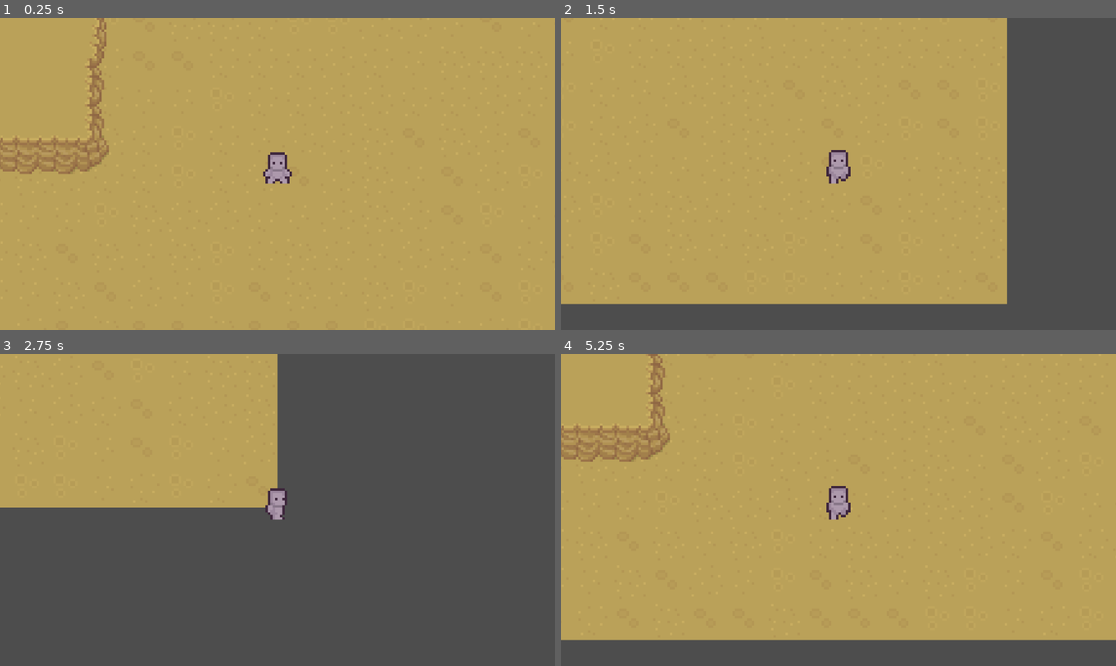
Above: before the commit, frames 1-4 (two rows, left to right).
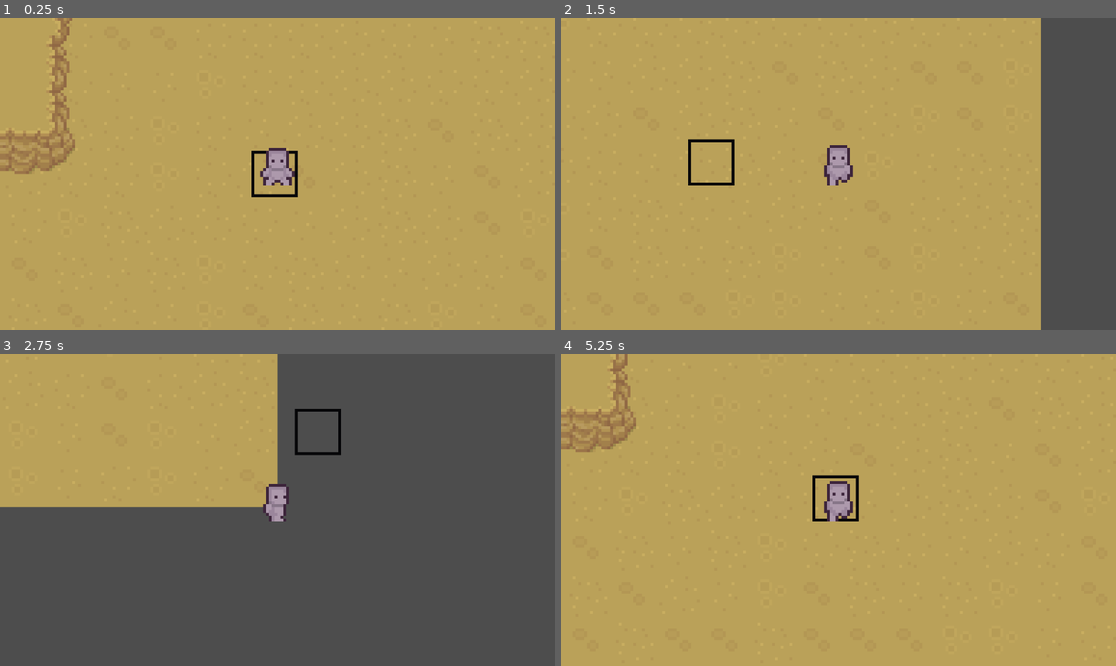
Above: after the commit, the same moments.

Repository: sagedontgo/tidal-typists
Game: Godot game, scene res://scenes/game.tscn
The game is run twice, just before and just after one commit, with the same random seed, the same clock (stepped at 60 frames per second) and the same inputs.
Inputs (mouse positions are in pixels of both pictures, inside the frame that each line leads up to):
- Up to frame 1 (0.25 s): no input
- Up to frame 2 (1.5 s): move the mouse to (960, 158) at 0.52 s; hold Right (ui_right) 0.53-1.28 s; move the mouse to (727, 189) at 1.27 s; hold Down (ui_down) from 1.28 s (still down)
- Up to frame 3 (2.75 s): move the mouse to (333, 441) at 2.02 s; release Down (ui_down) at 2.03 s; hold Right (ui_right) from 2.03 s (still down)
- Up to frame 4 (5.25 s): move the mouse to (810, 572) at 2.77 s; release Right (ui_right) at 2.78 s; hold Up (ui_up) 2.78-3.53 s; move the mouse to (1005, 556) at 3.52 s; hold Left (ui_left) 3.53-5.03 s; move the mouse to (672, 463) at 4.27 s; move the mouse to (866, 510) at 5.02 s; hold Down (ui_down) from 5.03 s (still down)

The runs differ from the first frame. In frame 1, 2.9% of the frame differs, in the area x 0-54%, y 0-58%; in frame 2, 14%, in the area x 0-87%, y 0-100%; in frame 3, 0.7%; in frame 4, 11%.

Commit message:
Cursor gridlock

Diff:
--- /dev/null
+++ b/tidal-typists/scenes/cursor.tscn
@@ -0,0 +1,8 @@
+[gd_scene format=3 uid="uid://n8r3fs1np7yu"]
+
+[ext_resource type="Texture2D" uid="uid://c6fncuisox15b" path="res://assets/player/grid.png" id="1_1eco6"]
+[ext_resource type="Script" uid="uid://bp3mgnpiba5m5" path="res://scripts/cursor.gd" id="2_s0nli"]
+
+[node name="Sprite2D" type="Sprite2D" unique_id=1791395191]
+texture = ExtResource("1_1eco6")
+script = ExtResource("2_s0nli")
--- a/tidal-typists/scenes/game.tscn
+++ b/tidal-typists/scenes/game.tscn
@@ -1,10 +1,8 @@
 [gd_scene format=4 uid="uid://c1e7sx3yc3jse"]
 
 [ext_resource type="PackedScene" uid="uid://bscfmqhblkamj" path="res://scenes/player.tscn" id="1_uwrxv"]
+[ext_resource type="PackedScene" uid="uid://n8r3fs1np7yu" path="res://scenes/cursor.tscn" id="2_lnu2h"]
 [ext_resource type="Texture2D" uid="uid://cod6ppkby6116" path="res://assets/map/tiles.png" id="2_yqjtg"]
-
-[sub_resource type="WorldBoundaryShape2D" id="WorldBoundaryShape2D_uwrxv"]
-distance = -79.0
 
 [sub_resource type="TileSetAtlasSource" id="TileSetAtlasSource_lnu2h"]
 resource_name = "tiles"
@@ -456,22 +454,10 @@
 physics_layer_0/collision_layer = 2
 sources/0 = SubResource("TileSetAtlasSource_yqjtg")
 
+[sub_resource type="WorldBoundaryShape2D" id="WorldBoundaryShape2D_uwrxv"]
+distance = -79.0
+
 [node name="Game" type="Node2D" unique_id=1101210002]
-
-[node name="StaticBody2D" type="StaticBody2D" parent="." unique_id=55110593]
-position = Vector2(145, -80)
-
-[node name="CollisionShape2D" type="CollisionShape2D" parent="StaticBody2D" unique_id=1828244790]
-position = Vector2(1, -22)
-shape = SubResource("WorldBoundaryShape2D_uwrxv")
-
-[node name="CharacterBody2D" parent="." unique_id=1560998872 instance=ExtResource("1_uwrxv")]
-top_level = true
-position = Vector2(145, -76)
-
-[node name="Camera2D" type="Camera2D" parent="CharacterBody2D" unique_id=510869600]
-position = Vector2(0, -4)
-zoom = Vector2(5, 5)
 
 [node name="Layer1" type="TileMapLayer" parent="." unique_id=1063603332]
 position = Vector2(146, -102)
@@ -481,3 +467,21 @@
 [node name="Layer2" type="TileMapLayer" parent="." unique_id=1444892691]
 tile_map_data = PackedByteArray("AAAAAPX/AAABABMAAAAAAPb/AAABABMAAAAAAPf/AAABABMAAAAAAPj/AAABABMAAAAAAPn/AAABABMAAAAAAP …(400 unchanged characters)…
 tile_set = SubResource("TileSet_lnu2h")
+
+[node name="StaticBody2D" type="StaticBody2D" parent="." unique_id=55110593]
+position = Vector2(145, -80)
+
+[node name="CollisionShape2D" type="CollisionShape2D" parent="StaticBody2D" unique_id=1828244790]
+position = Vector2(1, -22)
+shape = SubResource("WorldBoundaryShape2D_uwrxv")
+
+[node name="Sprite2D" parent="." unique_id=1791395191 instance=ExtResource("2_lnu2h")]
+position = Vector2(145, -76)
+
+[node name="CharacterBody2D" parent="." unique_id=1560998872 instance=ExtResource("1_uwrxv")]
+top_level = true
+position = Vector2(145, -76)
+
+[node name="Camera2D" type="Camera2D" parent="CharacterBody2D" unique_id=510869600]
+position = Vector2(0, -4)
+zoom = Vector2(6, 6)
--- a/tidal-typists/scenes/player.tscn
+++ b/tidal-typists/scenes/player.tscn
@@ -136,7 +136,7 @@
 sprite_frames = SubResource("SpriteFrames_dqkch")
 animation = &"move_down"
 autoplay = "idle"
-frame_progress = 0.47806278
+frame_progress = 0.12917615
 
 [node name="CollisionShape2D" type="CollisionShape2D" parent="." unique_id=1152634246]
 position = Vector2(0, -5)
--- /dev/null
+++ b/tidal-typists/scripts/cursor.gd
@@ -0,0 +1,11 @@
+extends Sprite2D
+
+const GRID_SIZE = 16
+
+func _ready() -> void:
+	Input.set_mouse_mode(Input.MOUSE_MODE_HIDDEN)
+
+func _process(delta: float) -> void:
+	var mouse_pos = get_global_mouse_position()
+	position.x = floor(mouse_pos.x / GRID_SIZE) * GRID_SIZE
+	position.y = floor(mouse_pos.y / GRID_SIZE) * GRID_SIZE
--- a/tidal-typists/scripts/player.gd
+++ b/tidal-typists/scripts/player.gd
@@ -19,7 +19,7 @@
 	if direction != Vector2.ZERO:
 		update_animation(direction)
 	else:
-		update_idle_animation()
+		animated_sprite.play("idle")
 
 	if direction:
 		velocity = direction * SPEED
@@ -41,11 +41,3 @@
 		else:
 			animated_sprite.play("move_up")
 		animated_sprite.flip_h = false
-
-func update_idle_animation() -> void:
-	if animated_sprite.animation == "move_right":
-		animated_sprite.play("idle")
-	elif animated_sprite.animation == "move_down":
-		animated_sprite.play("idle")
-	elif animated_sprite.animation == "move_up":
-		animated_sprite.play("idle")
Binary file added: tidal-typists/assets/player/grid.png
Not shown, added: tidal-typists/assets/player/grid.png.import
Not shown, added: tidal-typists/scripts/cursor.gd.uid
